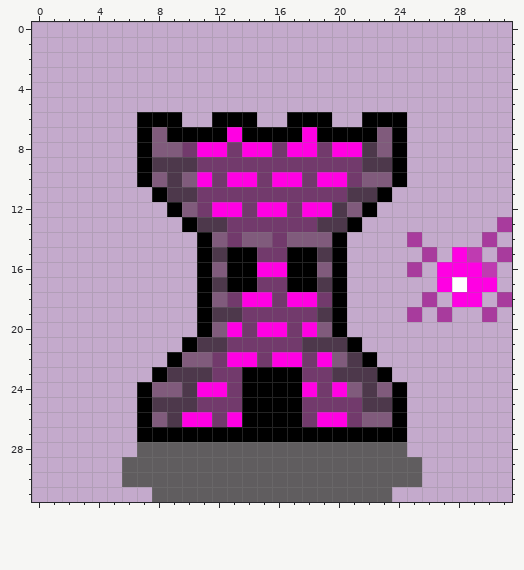
One commit to this pixel-art sprite: assets/Towers/shoot/BasicTower/tower5.png. The picture above is the old version.
The file is 32x32 pixels. Colours within 5 levels of each other are drawn and written as one.
Now the later version:
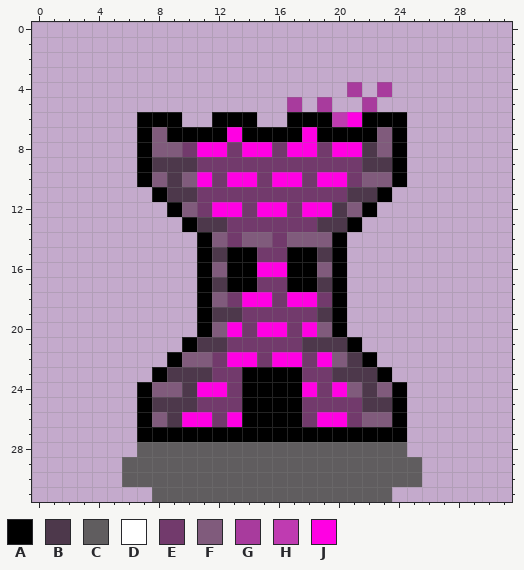
Palette (. is transparent): A #000000  B #4d384b  C #605d5f  D #ffffff  E #723a6c  F #805b7c  G #a83b9d  H #bf3bb1  J #ff00e3
Diff:
@@ x 15..25 @@
  3 ...........
- 4 ...........
- 5 ...........
- 6 ..AAA..AAA.
+ 4 ......G.G..
+ 5 ..G.G..G...
+ 6 ..AAAHJAAA.
  7 AAAJAAAAFA.
@@ x 23..31 @@
 12 .........
-13 ........G
-14 ..G....G.
-15 ...G.JH.G
-16 ..G.JJJH.
-17 ....JDJJ.
-18 ...G.JJ.G
-19 ..G.G..G.
+13 .........
+14 .........
+15 .........
+16 .........
+17 .........
+18 .........
+19 .........
 20 .........
